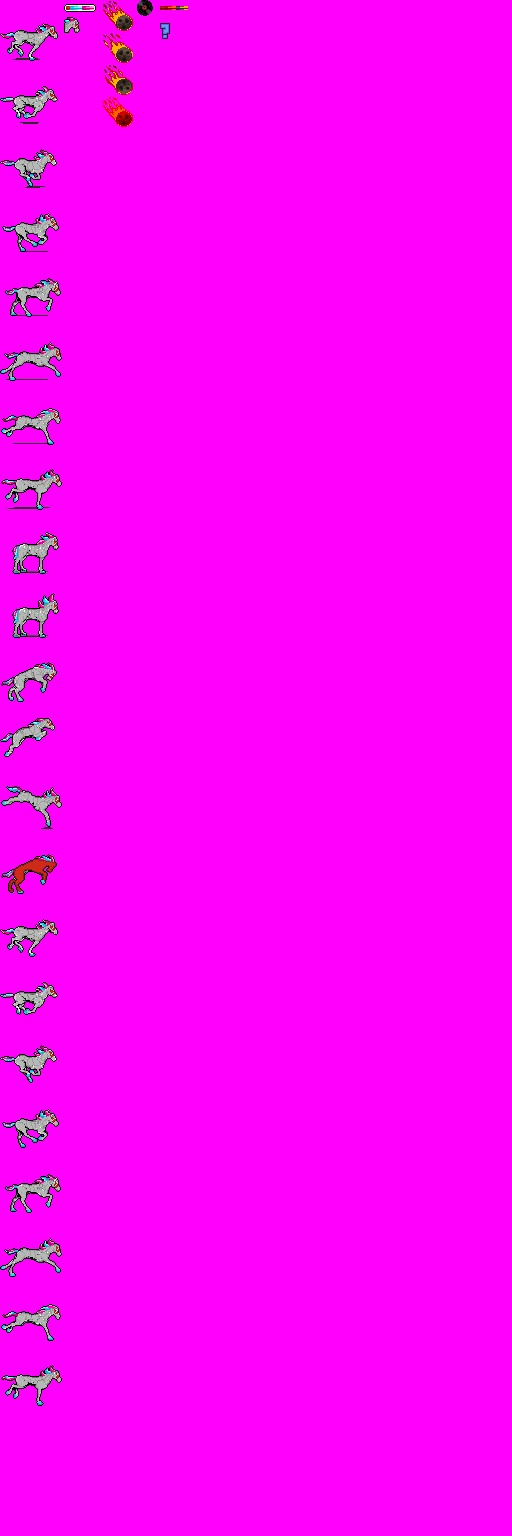
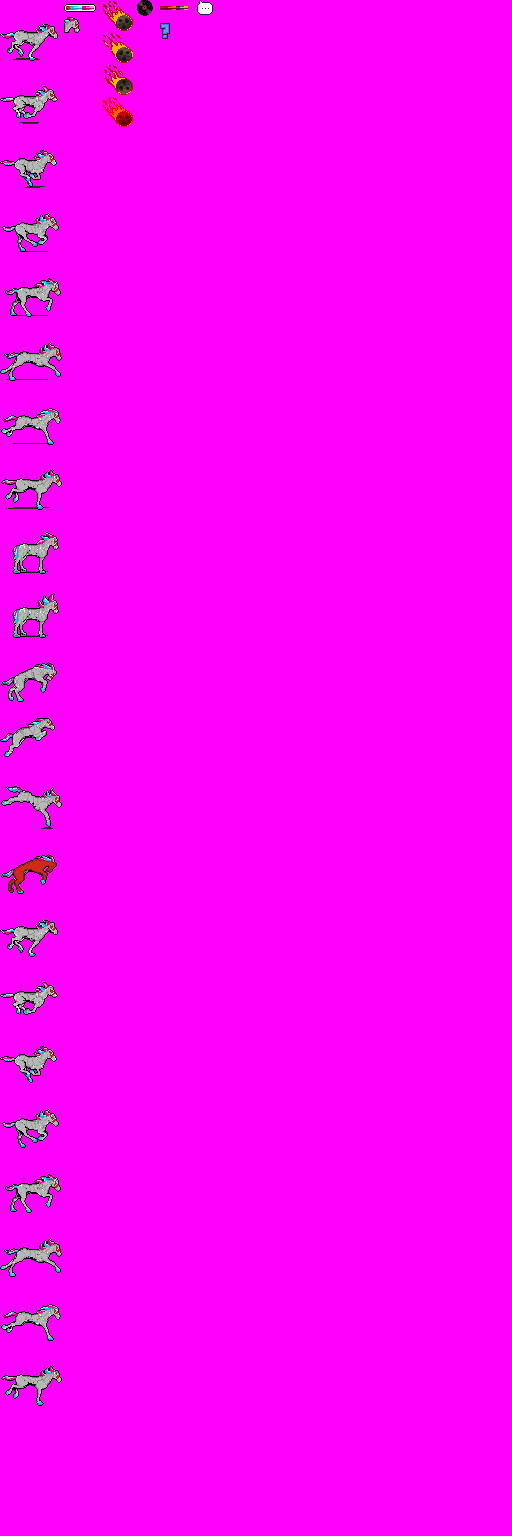
Layer changes from the first 512 × 1536 image to the second:
added layer "ui_chat" above "ui_lifebar_tutorial_fill" over [197, 0, 213, 15]
